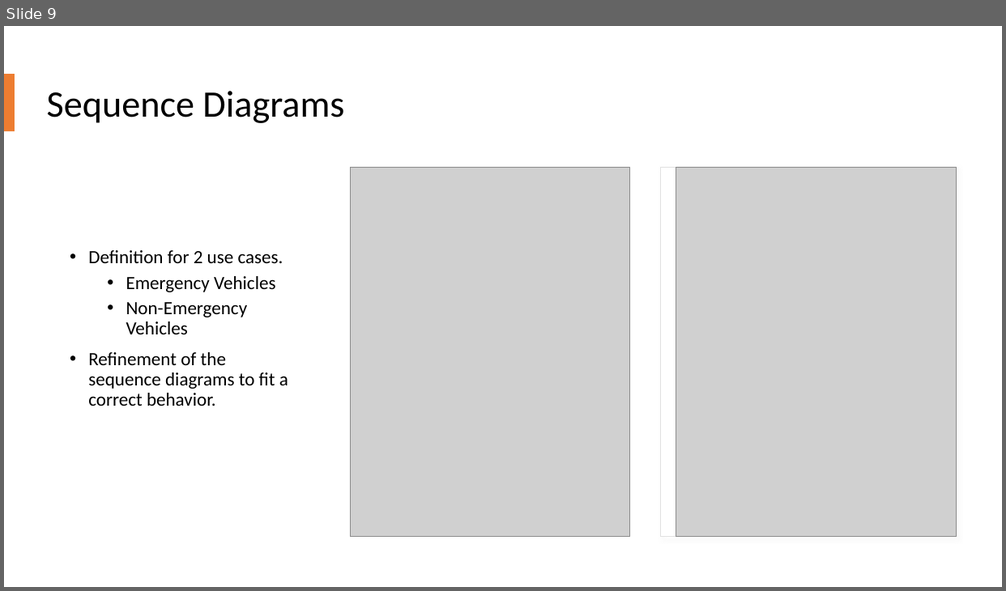
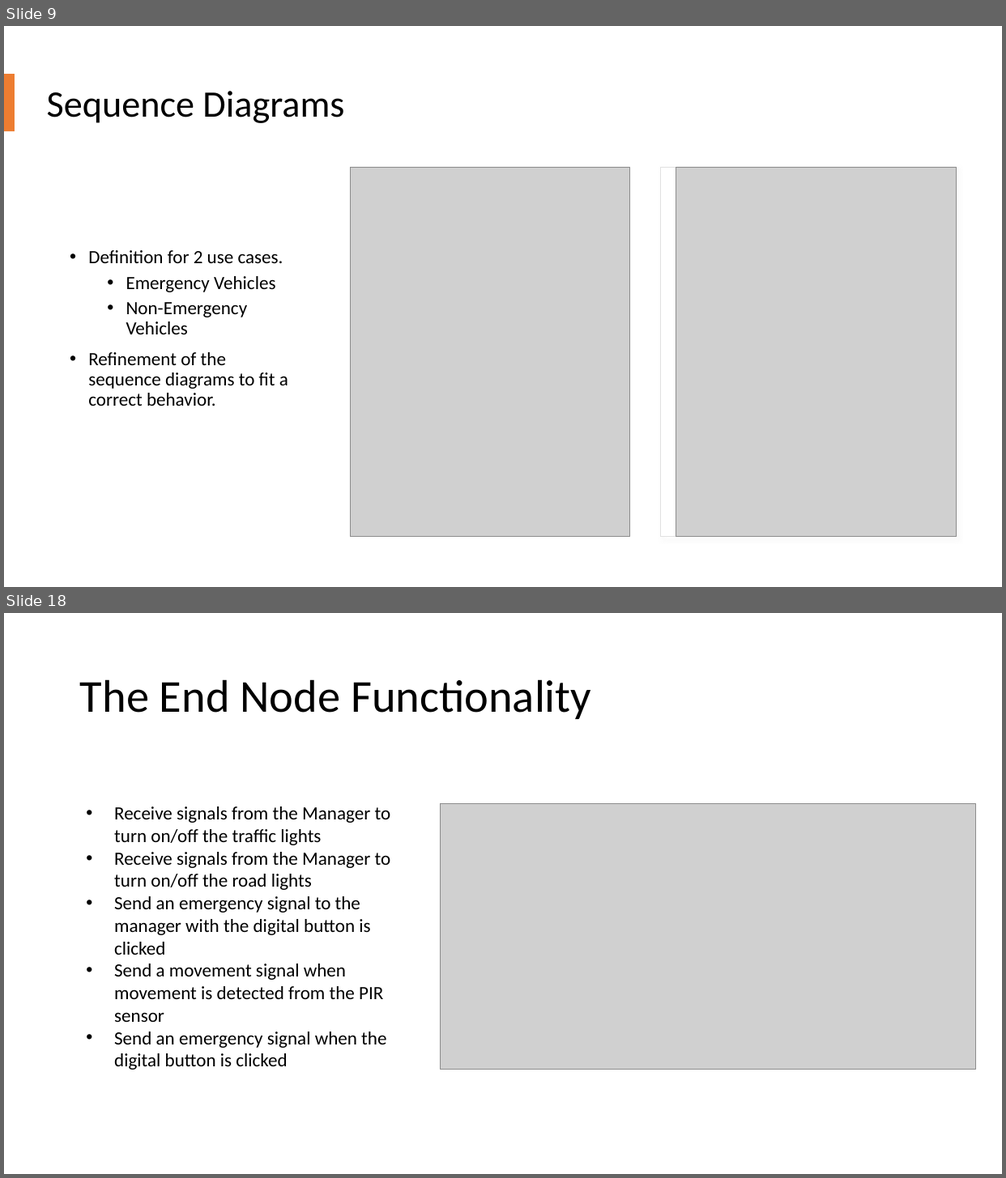
Before and after one commit to allerter/ESE-Smart-City, a slide deck: Requirements/Presentations/Presentation_Luis.pptx. Shown one above the other, each under a label of ours: slide 9 before the commit, slides 9 and 18 after it; the slides between them are not shown. The pictures are 1006x591 and 1006x1178 pixels, drawn with LibreOffice and Linux fonts; fonts in the diff are those of the drawing; grey boxes stand for pictures. Boxes give left, top, right and bottom in pixels: in the first picture for what was removed or moved away, otherwise in the second. Text is boxed around its words. In the diff, an @@ line names an element or a change of style, - is before the commit and + after.

```diff
--- a/Requirements/Presentations/Presentation_Luis.pptx
+++ b/Requirements/Presentations/Presentation_Luis.pptx
@@ slide 18 added at box(4, 613, 1002, 1174), background #FFFFFF @@
@@ title added at box(80, 679, 591, 719), 44 pt, text #000000 @@
+The End Node Functionality
@@ text added at box(114, 807, 391, 1070), 18 pt, text #000000 @@
+• Receive signals from the Manager to turn on/off the traffic lights
+• Receive signals from the Manager to turn on/off the road lights
+• Send an emergency signal to the manager with the digital button is clicked
+• Send a movement signal when movement is detected from the PIR sensor
+• Send an emergency signal when the digital button is clicked
@@ picture added at box(441, 803, 976, 1069) @@
```
Also in this commit, not shown: 12 other slides added, 4 other files.
